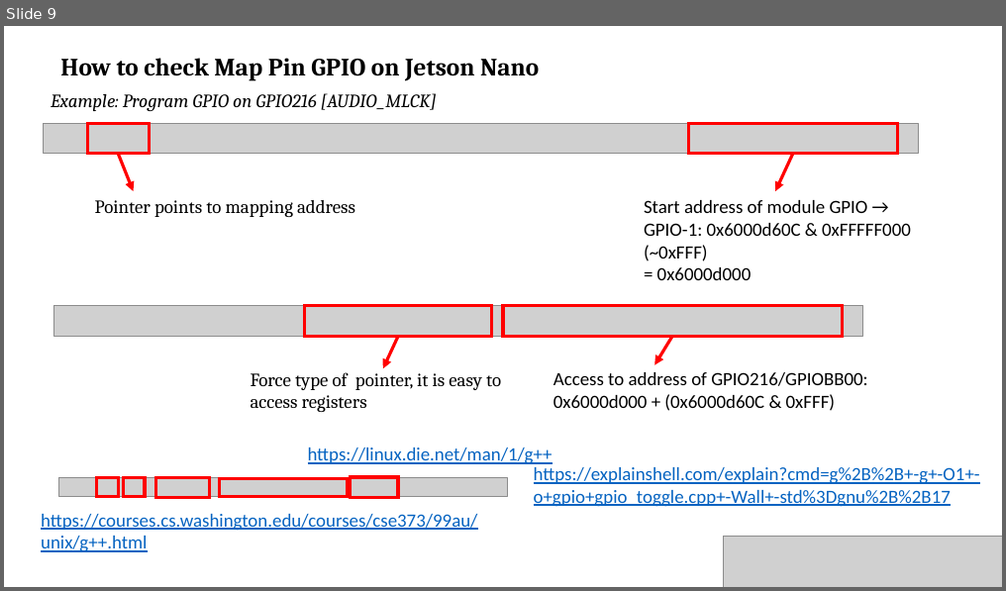
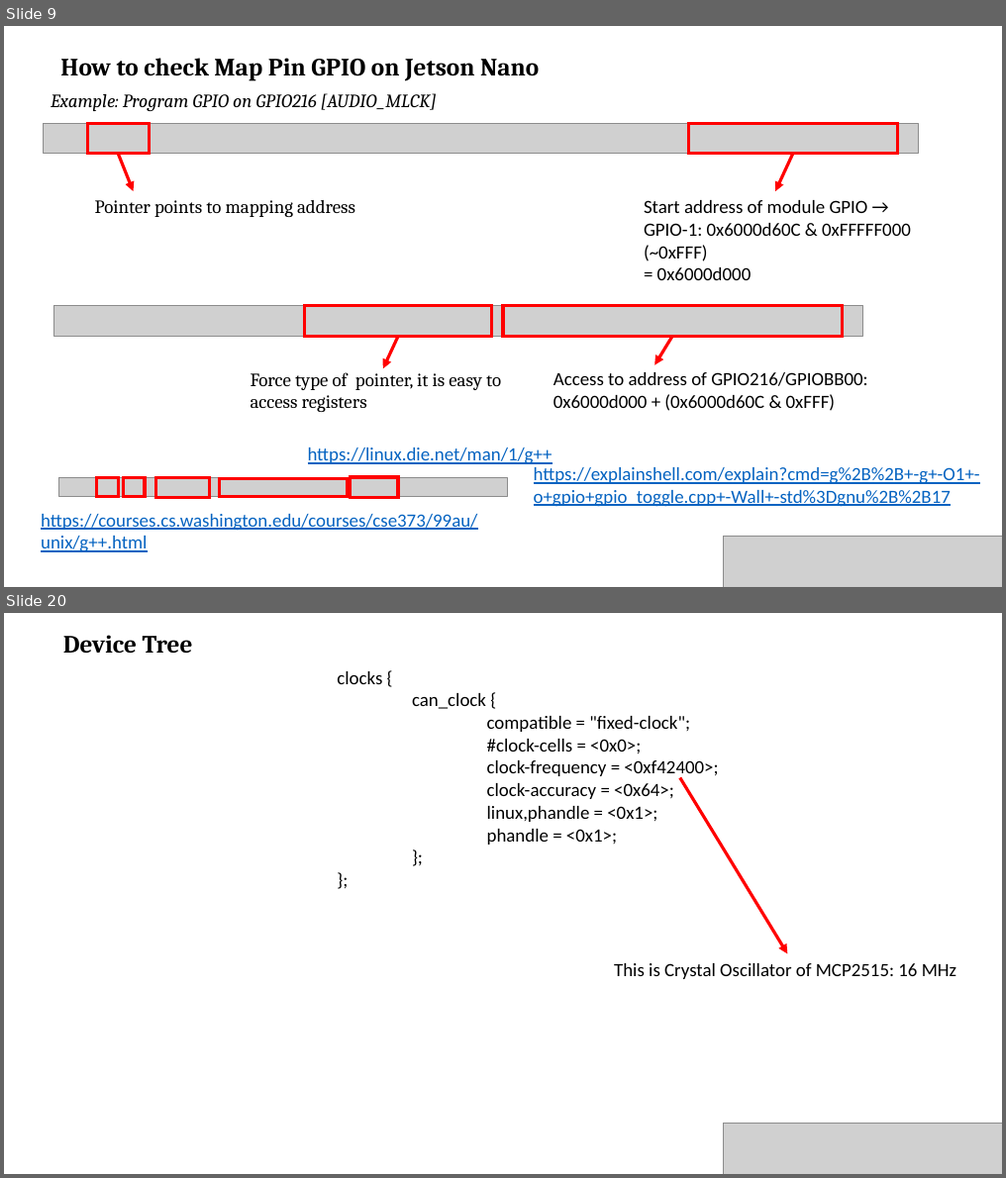
Before and after one commit to thanhhaibk96/Jetson-Nano-Tutorial, a slide deck: Tutorial.pptx. Shown one above the other, each under a label of ours: slide 9 before the commit, slides 9 and 20 after it; the slides between them are not shown. The pictures are 1006x591 and 1006x1178 pixels, drawn with LibreOffice and Linux fonts; fonts in the diff are those of the drawing; grey boxes stand for pictures. Boxes give left, top, right and bottom in pixels: in the first picture for what was removed or moved away, otherwise in the second. Text is boxed around its words. In the diff, an @@ line names an element or a change of style, - is before the commit and + after.

```diff
--- a/Tutorial.pptx
+++ b/Tutorial.pptx
@@ slide 20 added at (x1=4, y1=613, x2=1002, y2=1174), background #FFFFFF @@
@@ text added at (x1=63, y1=635, x2=193, y2=653), 24 pt, text #000000, bold @@
+Device Tree
@@ text added at (x1=337, y1=671, x2=718, y2=845), 18 pt, text #000000 @@
+clocks {
+can_clock {
+compatible = "fixed-clock";
+#clock-cells = <0x0>;
+clock-frequency = <0xf42400>;
+clock-accuracy = <0x64>;
+linux,phandle = <0x1>;
+phandle = <0x1>;
+};
+};
@@ arrow added from (680, 777) to (788, 955), #FF0000 3 pt @@
@@ text added at (x1=614, y1=963, x2=956, y2=979), 18 pt, text #000000 @@
+This is Crystal Oscillator of MCP2515: 16 MHz
@@ picture added at (x1=724, y1=1124, x2=1002, y2=1174) @@
```
Also in this commit, not shown: 20 other slides added.
